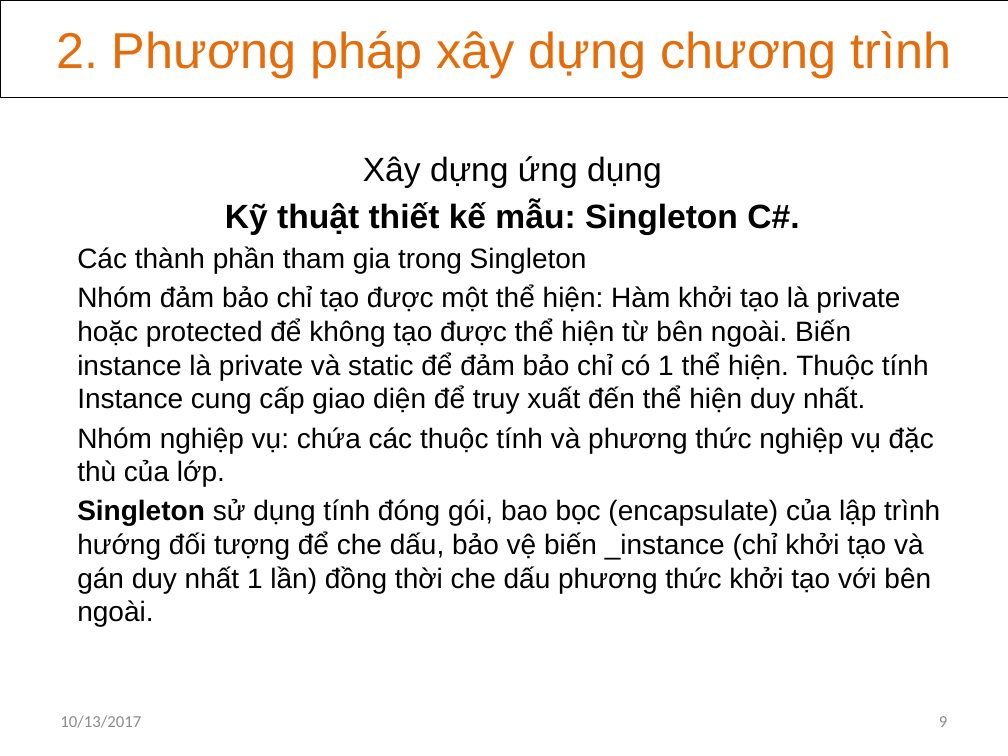
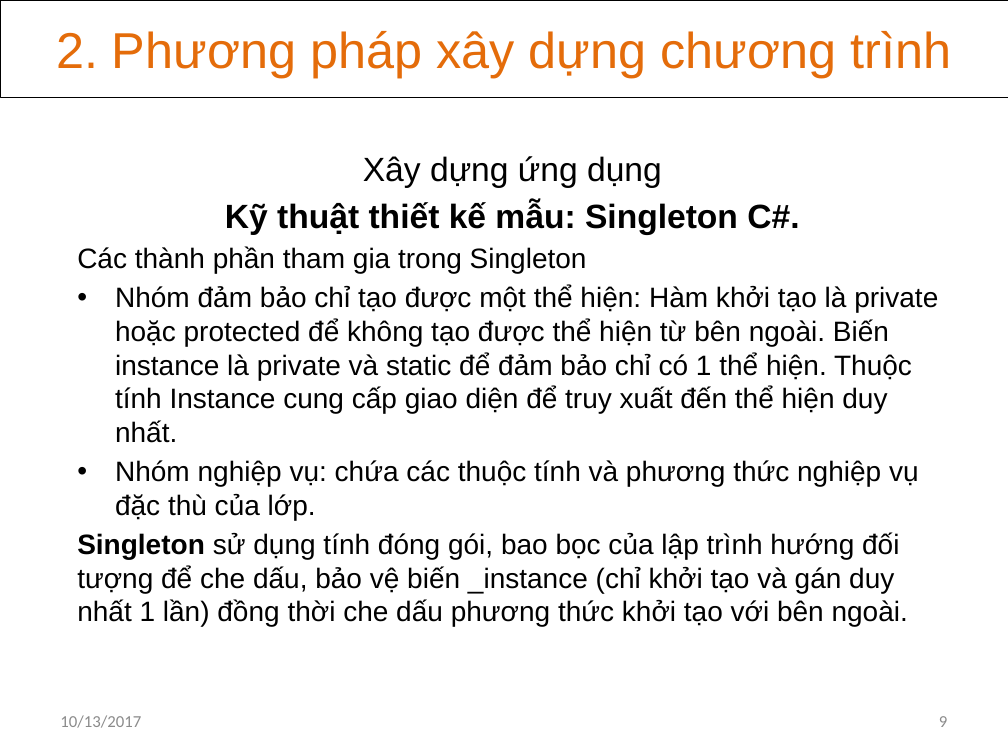
Before and after one commit to khanhvinhit/Do-An, a slide deck: slide 9 of THESIS/DACN_UD_Hoc_KHo_CTK37_BaoCao_D2.pptx. Drawn at 1008x756 pixels with LibreOffice and Linux fonts; fonts in the diff are those of the drawing. Boxes give left, top, right and bottom in pixels: in the first picture for what was removed or moved away, otherwise in the second. Text is boxed around its words. In the diff, an @@ line names an element or a change of style, - is before the commit and + after.

```diff
--- a/THESIS/DACN_UD_Hoc_KHo_CTK37_BaoCao_D2.pptx
+++ b/THESIS/DACN_UD_Hoc_KHo_CTK37_BaoCao_D2.pptx
@@ subtitle at [115,286,938,520]: bullet none to • @@
@@ subtitle at [77,532,908,626]: text changed @@
-Singleton sử dụng tính đóng gói, bao bọc (encapsulate) của lập trình hướng đối tượng để che dấu, bảo vệ biến _instance (chỉ khởi tạo và gán duy nhất 1 lần) đồng thời che dấu phương thức khởi tạo với bên ngoài.
+Singleton sử dụng tính đóng gói, bao bọc của lập trình hướng đối tượng để che dấu, bảo vệ biến _instance (chỉ khởi tạo và gán duy nhất 1 lần) đồng thời che dấu phương thức khởi tạo với bên ngoài.
```
Also in this commit, not shown: 4 other slides changed, 17 other files.
